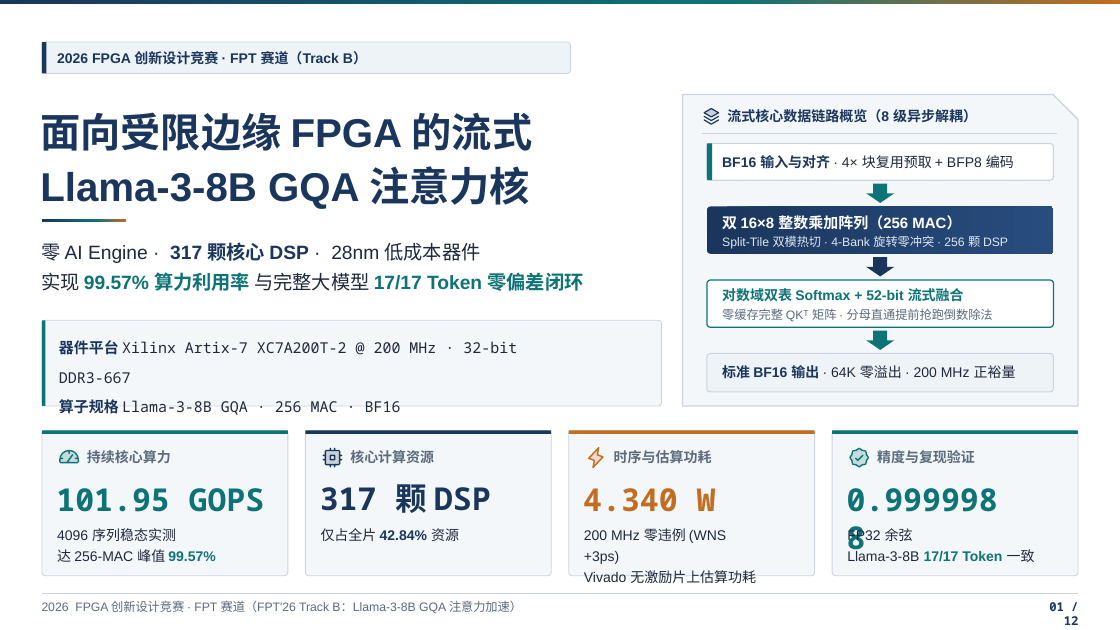
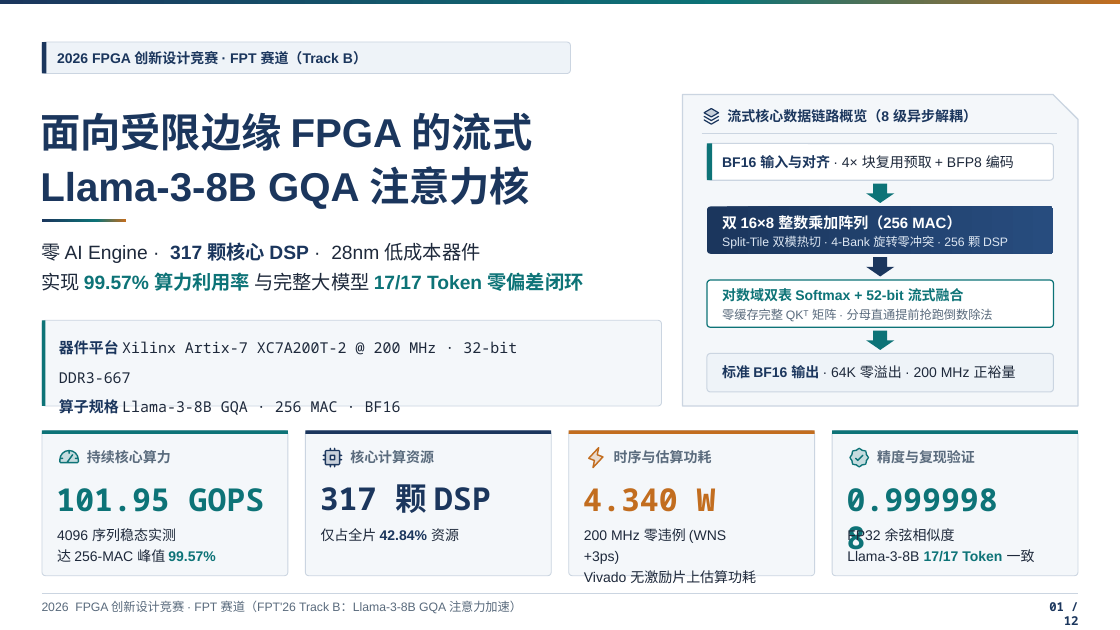
Before and after one commit to seuNahida/FPT26, a slide deck: slide 1 of fpt26_cn_finals_gqa_v46_20261119_215010.pptx. Drawn at 1120x630 pixels with LibreOffice and Linux fonts; fonts in the diff are those of the drawing. Boxes give left, top, right and bottom in pixels: in the first picture for what was removed or moved away, otherwise in the second. Text is boxed around its words. In the diff, an @@ line names an element or a change of style, - is before the commit and + after.

```diff
--- a/fpt26_cn_finals_gqa_v46_20261119_215010.pptx
+++ b/fpt26_cn_finals_gqa_v46_20261119_215010.pptx
@@ text at (847,528,1035,562): text changed @@
-FP32 余弦
-Llama-3-8B 17/17 Token 一致
+FP32 余弦相似度
+Llama-3-8B 17/17 Token 一致
```
Also in this commit, not shown: 6 other slides changed.
